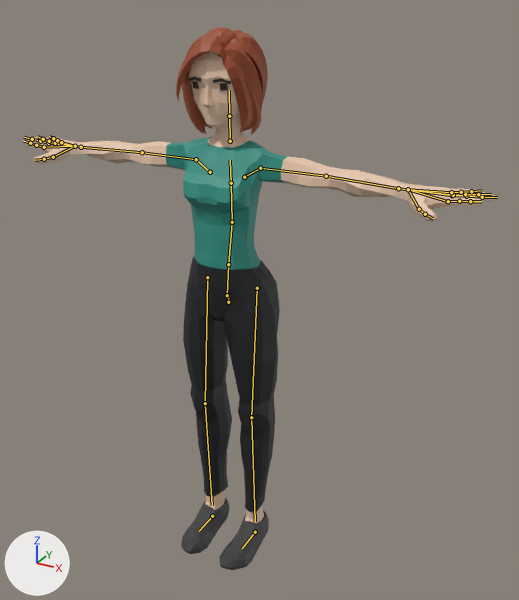
The glTF model js/models/avatars/club-crowd-f2.glb, before and after one commit.
Both versions are drawn from a 50 mm camera at (1.164, -1.969, 1.958) aimed at (0.112, -0.058, 1.002). Every picture has the same lights, and +X, +Y and +Z are marked at lower left. The first picture is the older version. The bones that change, and the others that lie on the model, are drawn over the model as lines.

Names of what the first picture shows: 'Casual_Body'.
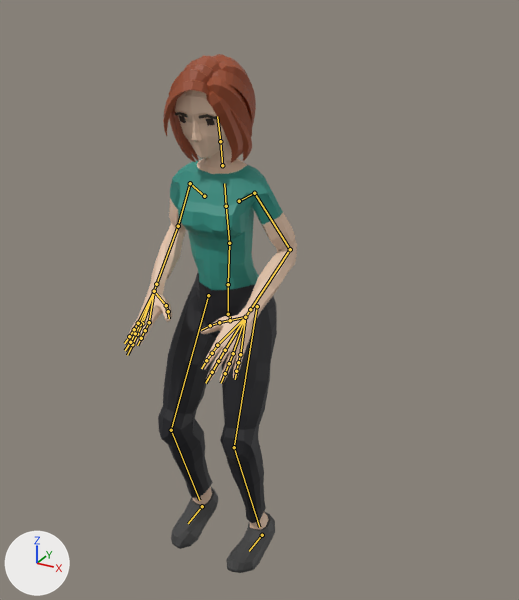
The newer file adds an action. The first version stands in its rest pose; the second is drawn at frame 35 of the action 'Groove_SideTap'.

Scene script edits in JSON lines:
```json
{"block": "bone_body", "where": "bone_body = bpy.data.objects['CharacterArmature'].pose.bones['Body']  # child of 'Root'"}
{"op": "set", "path": "bone_body.location", "old": "(0.0, 0.0, 0.0)", "new": "(0.004, -0.067, 0.0)"}
{"op": "set", "path": "bone_body.rotation_quaternion", "old": "(1.0, 0.0, 0.0, 0.0)", "new": "(0.999, 0.039, -0.004, 0.004)", "note": "degrees (0, 0, 0) -> degrees (4, 0, 0)"}
{"block": "bone_neck", "where": "bone_neck = bpy.data.objects['CharacterArmature'].pose.bones['Neck']  # child of 'Chest'"}
{"op": "set", "path": "bone_neck.rotation_quaternion", "old": "(1.0, 0.0, 0.0, 0.0)", "new": "(1.0, 0.015, -0.004, 0.001)", "note": "degrees (0, 0, 0) -> degrees (2, 0, 0)"}
{"block": "bone_head", "where": "bone_head = bpy.data.objects['CharacterArmature'].pose.bones['Head']  # child of 'Neck'"}
{"op": "set", "path": "bone_head.rotation_quaternion", "old": "(1.0, 0.0, 0.0, 0.0)", "new": "(1.0, 0.022, -0.005, 0.001)", "note": "degrees (0, 0, 0) -> degrees (3, -1, 0)"}
{"block": "bone_upperarm_l", "where": "bone_upperarm_l = bpy.data.objects['CharacterArmature'].pose.bones['UpperArm.L']  # child of 'Shoulder.L'"}
{"op": "set", "path": "bone_upperarm_l.rotation_quaternion", "old": "(1.0, 0.0, 0.0, 0.0)", "new": "(0.847, -0.512, -0.041, 0.134)", "note": "degrees (0, 0, 0) -> degrees (-62, 4, 16)"}
{"block": "bone_lowerarm_l", "where": "bone_lowerarm_l = bpy.data.objects['CharacterArmature'].pose.bones['LowerArm.L']  # child of 'UpperArm.L'"}
{"op": "set", "path": "bone_lowerarm_l.rotation_quaternion", "old": "(1.0, 0.0, 0.0, 0.0)", "new": "(0.715, -0.098, 0.413, -0.555)", "note": "degrees (0, 0, 0) -> degrees (-43, 29, -87)"}
{"block": "bone_wrist_l", "where": "bone_wrist_l = bpy.data.objects['CharacterArmature'].pose.bones['Wrist.L']  # child of 'LowerArm.L'"}
{"op": "set", "path": "bone_wrist_l.rotation_quaternion", "old": "(1.0, 0.0, 0.0, 0.0)", "new": "(0.998, -0.009, -0.029, -0.052)", "note": "degrees (0, 0, 0) -> degrees (-1, -3, -6)"}
{"block": "bone_upperarm_r", "where": "bone_upperarm_r = bpy.data.objects['CharacterArmature'].pose.bones['UpperArm.R']  # child of 'Shoulder.R'"}
{"op": "set", "path": "bone_upperarm_r.rotation_quaternion", "old": "(1.0, 0.0, 0.0, 0.0)", "new": "(0.862, -0.482, 0.041, -0.154)", "note": "degrees (0, 0, 0) -> degrees (-58, -4, -18)"}
{"block": "bone_lowerarm_r", "where": "bone_lowerarm_r = bpy.data.objects['CharacterArmature'].pose.bones['LowerArm.R']  # child of 'UpperArm.R'"}
{"op": "set", "path": "bone_lowerarm_r.rotation_quaternion", "old": "(1.0, 0.0, 0.0, 0.0)", "new": "(-0.694, 0.086, 0.402, -0.59)", "note": "degrees (0, 0, 0) -> degrees (-42, -27, 91)"}
{"block": "bone_wrist_r", "where": "bone_wrist_r = bpy.data.objects['CharacterArmature'].pose.bones['Wrist.R']  # child of 'LowerArm.R'"}
{"op": "set", "path": "bone_wrist_r.rotation_quaternion", "old": "(1.0, 0.0, 0.0, 0.0)", "new": "(0.998, -0.009, 0.026, 0.052)", "note": "degrees (0, 0, 0) -> degrees (-1, 3, 6)"}
{"block": "bone_upperleg_l", "where": "bone_upperleg_l = bpy.data.objects['CharacterArmature'].pose.bones['UpperLeg.L']  # child of 'Body'"}
{"op": "set", "path": "bone_upperleg_l.rotation_quaternion", "old": "(1.0, 0.0, 0.0, 0.0)", "new": "(-0.981, 0.192, 0.005, 0.01)", "note": "degrees (0, 0, 0) -> degrees (-22, -1, -1)"}
{"block": "bone_lowerleg_l", "where": "bone_lowerleg_l = bpy.data.objects['CharacterArmature'].pose.bones['LowerLeg.L']  # child of 'UpperLeg.L'"}
{"op": "set", "path": "bone_lowerleg_l.rotation_quaternion", "old": "(1.0, 0.0, 0.0, 0.0)", "new": "(0.956, 0.292, 0.006, -0.001)", "note": "degrees (0, 0, 0) -> degrees (34, 1, 0)"}
{"block": "bone_upperleg_r", "where": "bone_upperleg_r = bpy.data.objects['CharacterArmature'].pose.bones['UpperLeg.R']  # child of 'Body'"}
{"op": "set", "path": "bone_upperleg_r.rotation_quaternion", "old": "(1.0, 0.0, 0.0, 0.0)", "new": "(-0.971, 0.236, 0.004, -0.027)", "note": "degrees (0, 0, 0) -> degrees (-27, 0, 3)"}
{"block": "bone_lowerleg_r", "where": "bone_lowerleg_r = bpy.data.objects['CharacterArmature'].pose.bones['LowerLeg.R']  # child of 'UpperLeg.R'"}
{"op": "set", "path": "bone_lowerleg_r.rotation_quaternion", "old": "(1.0, 0.0, 0.0, 0.0)", "new": "(0.93, 0.367, -0.013, 0.002)", "note": "degrees (0, 0, 0) -> degrees (43, -1, 0)"}
{"block": "bone_foot_l", "where": "bone_foot_l = bpy.data.objects['CharacterArmature'].pose.bones['Foot.L']  # child of 'Root'"}
{"op": "set", "path": "bone_foot_l.location", "old": "(0.0, 0.0, 0.0)", "new": "(0.03, 0.0, 0.0)"}
{"block": "bone_foot_r", "where": "bone_foot_r = bpy.data.objects['CharacterArmature'].pose.bones['Foot.R']  # child of 'Root'"}
{"op": "set", "path": "bone_foot_r.location", "old": "(0.0, 0.0, 0.0)", "new": "(-0.046, 0.004, -0.032)"}
{"op": "set", "path": "bone_foot_r.rotation_quaternion", "old": "(1.0, 0.0, 0.0, 0.0)", "new": "(0.998, 0.063, 0.0, 0.0)", "note": "degrees (0, 0, 0) -> degrees (7, 0, 0)"}
```

Location of each change, (x1, y1, x2, y2) in pixels of the pictures (519 x 600 px):
```json
{"object": "Casual_Body", "change": "posed", "before": [24, 27, 495, 570], "after": [125, 54, 297, 573], "on screen": "63% narrower"}
{"bone": "Body", "before": "(228, 302) to (228, 294)", "after": "(230, 320) to (229, 312)"}
{"bone": "Neck", "before": "(230, 141) to (229, 116)", "after": "(222, 165) to (220, 141)"}
{"bone": "Head", "before": "(229, 116) to (229, 90)", "after": "(220, 141) to (217, 116)"}
{"bone": "UpperArm.L", "before": "(260, 168) to (326, 176)", "after": "(254, 193) to (290, 249)"}
{"bone": "LowerArm.L", "before": "(326, 176) to (398, 188)", "after": "(290, 249) to (250, 309)"}
{"bone": "Wrist.L", "before": "(398, 188) to (408, 189)", "after": "(250, 309) to (245, 317)"}
{"bone": "UpperArm.R", "before": "(196, 159) to (142, 152)", "after": "(190, 183) to (178, 226)"}
{"bone": "LowerArm.R", "before": "(142, 152) to (81, 147)", "after": "(178, 226) to (156, 284)"}
{"bone": "Wrist.R", "before": "(81, 147) to (75, 146)", "after": "(156, 284) to (154, 291)"}
{"bone": "UpperLeg.L", "before": "(257, 288) to (251, 417)", "after": "(257, 306) to (234, 447)"}
{"bone": "LowerLeg.L", "before": "(251, 417) to (255, 521)", "after": "(234, 447) to (259, 527)"}
{"bone": "UpperLeg.R", "before": "(207, 277) to (205, 403)", "after": "(208, 295) to (171, 430)"}
{"bone": "LowerLeg.R", "before": "(205, 403) to (212, 505)", "after": "(171, 430) to (199, 500)"}
{"bone": "Foot.L", "before": "(255, 532) to (242, 548)", "after": "(262, 535) to (249, 551)"}
{"bone": "Foot.R", "before": "(212, 516) to (199, 531)", "after": "(202, 506) to (188, 523)"}
```
